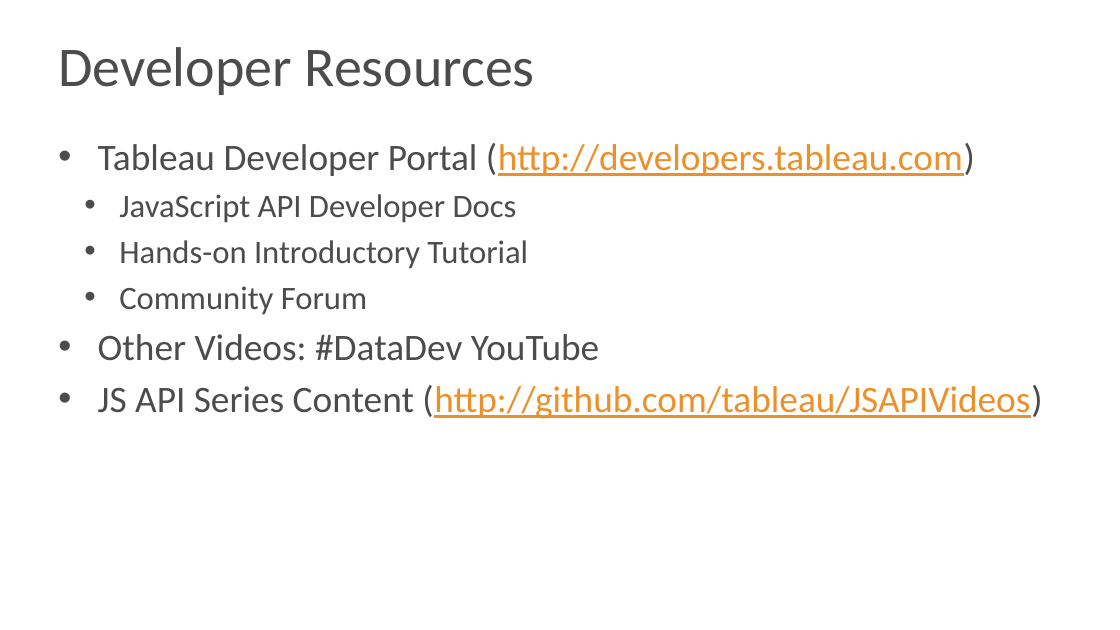
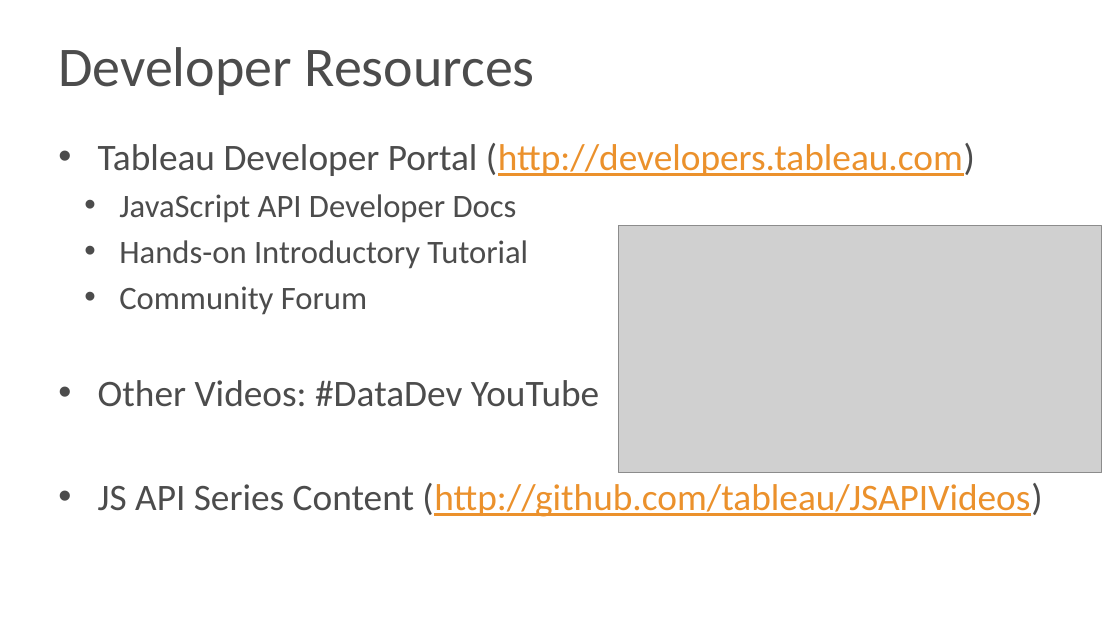
Before and after one commit to tableau/js-api-samples, a slide deck: slide 9 of Tableau JSAPI - 01 Introduction.pptx. Drawn at 1120x630 pixels with LibreOffice and Linux fonts; fonts in the diff are those of the drawing; grey boxes stand for pictures; background and template pictures are left out. Boxes give left, top, right and bottom in pixels: in the first picture for what was removed or moved away, otherwise in the second. Text is boxed around its words. In the diff, an @@ line names an element or a change of style, - is before the commit and + after.

Commit message:
added GIF to resources page
To show the #DataDev search on YouTube

```diff
--- a/Tableau JSAPI - 01 Introduction.pptx
+++ b/Tableau JSAPI - 01 Introduction.pptx
@@ text "Tableau Developer Portal (http://developers.tableau.com)" rewrapped from (x1=98, y1=143, x2=1042, y2=419) to (x1=98, y1=143, x2=1042, y2=517) @@
@@ picture added at (x1=618, y1=226, x2=1102, y2=473) @@
```
